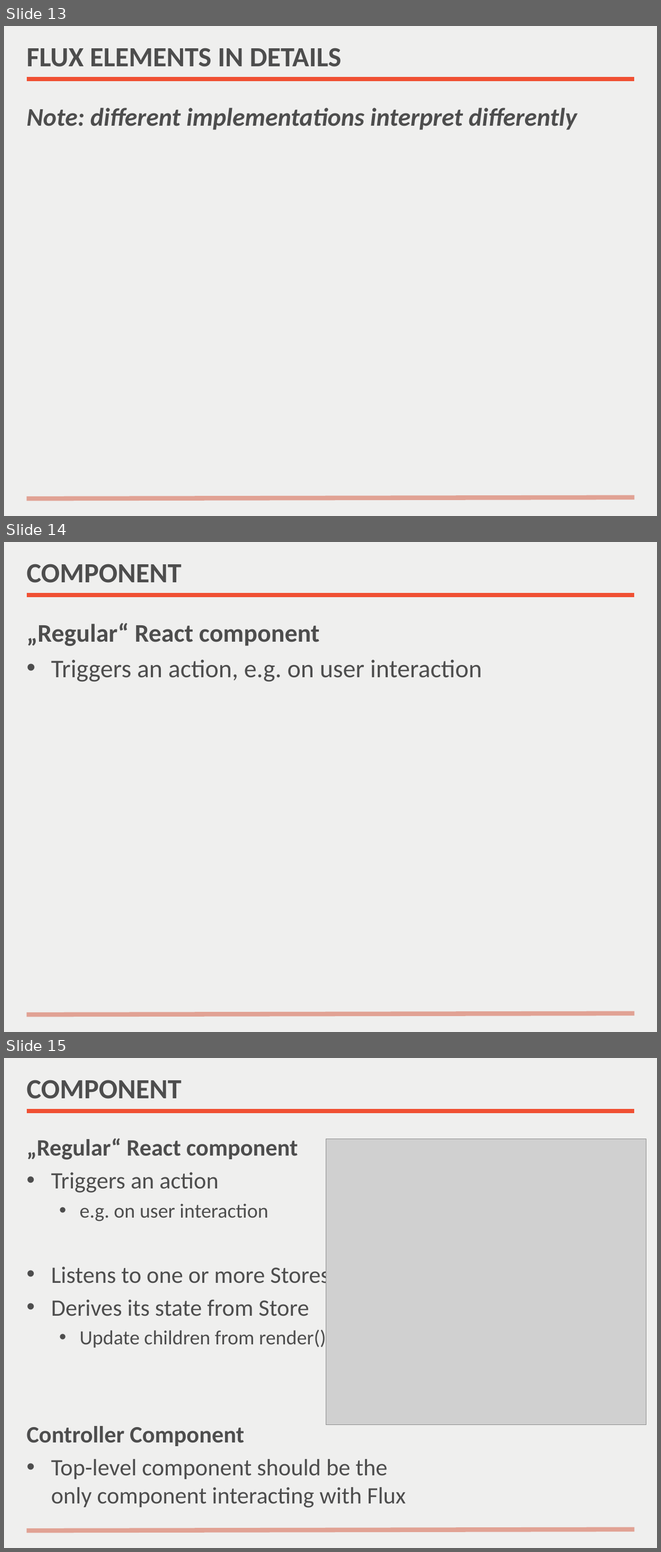
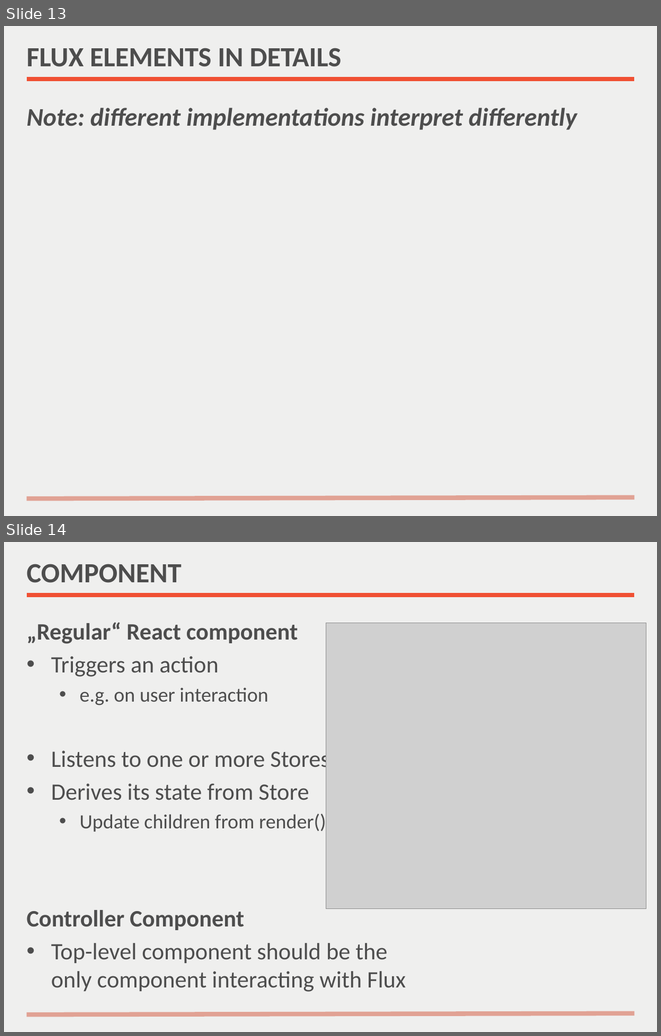
Before and after one commit to nilshartmann/react-meetup-flux, a slide deck: Flux Introduction.pptx. Shown one above the other, each under a label of ours: slides 13, 14 and 15 before the commit, slides 13 and 14 after it. The pictures are 661x1552 and 661x1036 pixels, drawn with LibreOffice and Linux fonts; fonts in the diff are those of the drawing; grey boxes stand for pictures. Boxes give left, top, right and bottom in pixels: in the first picture for what was removed or moved away, otherwise in the second. Text is boxed around its words. In the diff, an @@ line names an element or a change of style, - is before the commit and + after.

```diff
--- a/Flux Introduction.pptx
+++ b/Flux Introduction.pptx
@@ slide 14 removed at (x1=4, y1=542, x2=657, y2=1032), background #EFEFEE; not listed: 2 template elements that a slide beside it also shows @@
@@ title removed at (x1=27, y1=564, x2=182, y2=583) @@
-COMPONENT
@@ text removed at (x1=27, y1=623, x2=482, y2=681) @@
-„Regular“ React component
-• Triggers an action, e.g. on user interaction
@@ what was slide 15 is now slide 14 @@
```
Also in this commit, not shown: 2 slides changed, 1 other slide removed, 1 other file.
